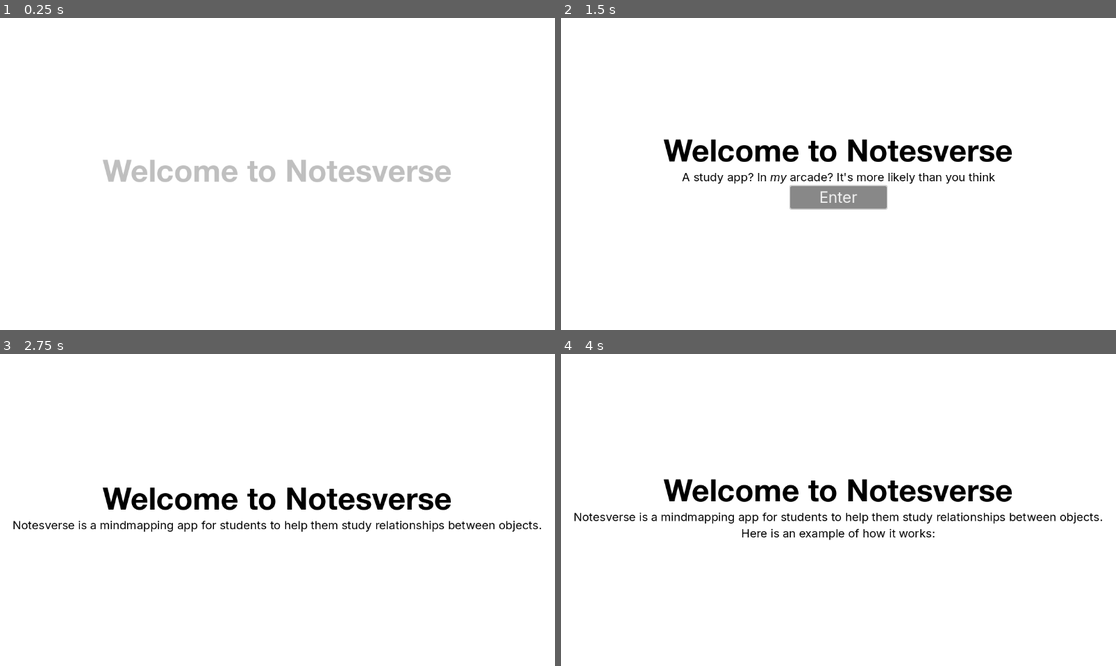
Above: before the commit, frames 1-4 (two rows, left to right).
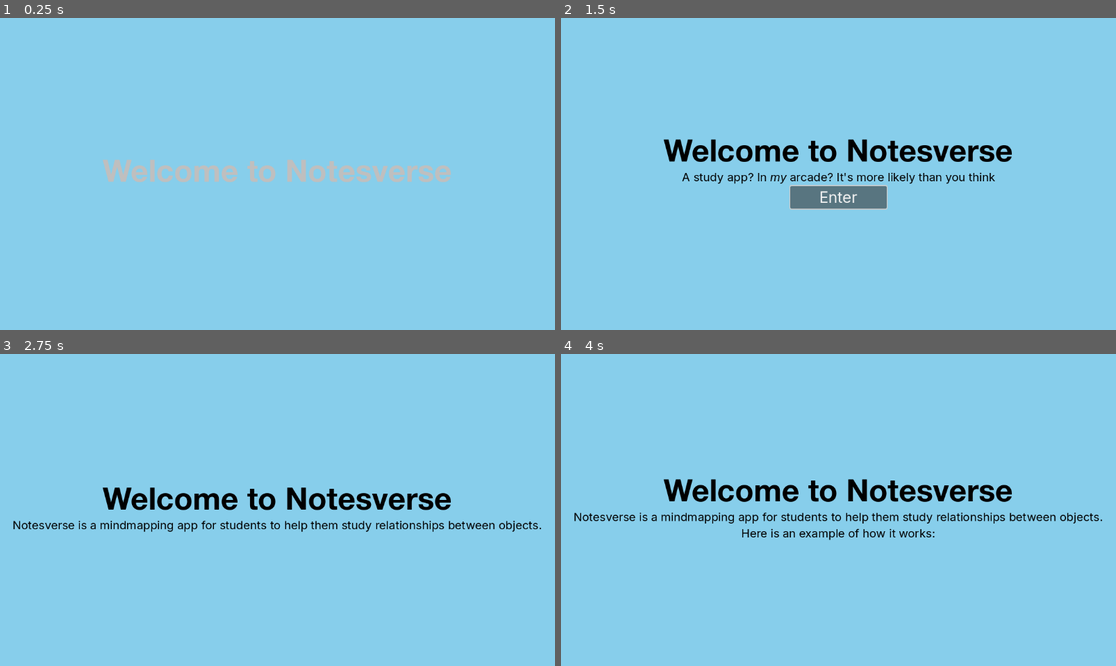
Above: after the commit, the same moments.

Repository: PhyoTP/notesverse
Game: Godot game, scene res://start.tscn
The game is run twice, just before and just after one commit, with the same random seed, the same clock (stepped at 60 frames per second) and the same inputs.
Inputs:
- Up to frame 1 (0.25 s): no input
- Up to frame 2 (1.5 s): tap Enter at 0.5 s; hold Right 0.53-1.25 s; tap Alt at 0.6 s; click "Enter" at 1.25 s
- Up to frame 3 (2.75 s): click "Enter" at 2 s
- Up to frame 4 (4 s): tap Space at 2.75 s; hold Down 2.78-3.53 s; tap Shift at 2.85 s; hold Right from 3.53 s (still down); tap Alt at 3.6 s

The runs differ from the first frame. In frame 1, 98% of the frame differs, in the area x 0-100%, y 0-100%; in frame 2, 98%; in frame 3, 98%; in frame 4, 98%.

Commit message:
added homepage with navigation buttons and more maps

Diff:
--- /dev/null
+++ b/home.gd
@@ -0,0 +1,143 @@
+extends Control
+
+var maps = {
+	"Chemical Bonding": {
+		"Structure": {
+			"examples": ["Giant Ionic", "Covalent", "Giant Metallic"]
+		},
+		"Forces": {
+			"types": {
+				"Strength": {
+					"Electrostatic": {
+						"relations": {
+							"between ...": ["Ions"]
+						}
+					},
+					"Covalent": {
+						"relations": {
+							"between ...": ["Atoms"]
+						},
+						"types": {
+							"Size": {
+								"Giant": {
+									"examples": ["Diamond", "Graphite"]
+								},
+								"Simple": {
+									"examples": ["Water", "Carbon Dioxide", "Methane"]
+								}
+							}
+						}
+					},
+					"Intermolecular": {
+						"relations": {
+							"between ...": ["Molecules"]
+						}
+					}
+				}
+			}
+		},
+		"Diamond": {
+			"properties": {
+				"can conduct": false,
+				"has mobile electrons": false,
+				"bonds": 4
+			}
+		},
+		"Graphite": {
+			"properties": {
+				"can conduct": true,
+				"has mobile electrons": true,
+				"bonds": 3
+			}
+		}
+	},
+	"Cells": {
+		"Microscope": {
+			"relations": {
+				"visualises ...": ["Cells"]
+			},
+			"types": {
+				"Visualisation":{
+					"Light": {
+						"relations": {
+							"magnify by ...": ["Refraction"]
+						}
+					},
+					"Electron": {
+						"types": {
+							"": {
+								"Scanning": {
+									"properties": {
+										"studies": "surface",
+										"dimensions": 3
+									}
+								},
+								"Transmission": {
+									"properties": {
+										"studies": "internal structure",
+										"dimensions": 2
+									}
+								}
+							}
+						}
+					}
+				}
+			}
+		},
+		"Cells": {
+			"types": {
+				"": {
+					"Eukaryotic": {
+						"relations": {
+							"has": ["Nucleus"]
+						}
+					},
+					"Prokaryotic": {
+						"relations": {
+							"has": ["Nucleoid Region"]
+						}
+					}
+				}
+			},
+			"relations": {
+				"made of ...": [["DNA","Ribosomes","Cytoplasm","Cell Membrane"]]
+			}
+		},
+		"Organelles": {
+			"examples": ["Ribosomes", "ER", "Golgi Apparatus", "Lysosomes", "Mitochondria","Chloroplasts","Vacuoles","Centrioles"]
+		},
+		"Ribosomes": {
+			"types": {
+				"Location": {
+					"Free": {
+
+					},
+					"Bound": {
+
+					}
+				}
+			}
+		},
+		"Nucleus": {
+			"relations": {
+				"made of ...": [["Nuclear Envelope", "Nucleolus", "Nucleoplasm", "Chromatin"]]
+			},
+			"properties": {
+				"function": "control cell activities"
+			}
+		}
+	}
+}
+@onready var navigation = preload("res://navigation_button.tscn")
+@onready var map_view = preload("res://map_view.tscn")
+func _ready() -> void:
+	for map in maps:
+		var button: Button = navigation.instantiate()
+		button.text = map
+		button.pressed.connect(_navigate.bind(maps[map]))
+		$VBoxContainer/ScrollContainer/MarginContainer/VBoxContainer.add_child(button)
+func _navigate(map: Dictionary):
+	var view = map_view.instantiate()
+	view.map = map
+	get_tree().current_scene.queue_free()
+	get_tree().root.add_child(view)
--- /dev/null
+++ b/home.tscn
@@ -0,0 +1,54 @@
+[gd_scene load_steps=3 format=3 uid="uid://bxttrk2w3n22q"]
+
+[ext_resource type="Theme" uid="uid://bjseaesw7ybsg" path="res://header.tres" id="1_1ey7h"]
+[ext_resource type="Script" uid="uid://do1228avkwobj" path="res://home.gd" id="1_o1ld7"]
+
+[node name="Control" type="Control"]
+layout_mode = 3
+anchors_preset = 15
+anchor_right = 1.0
+anchor_bottom = 1.0
+grow_horizontal = 2
+grow_vertical = 2
+script = ExtResource("1_o1ld7")
+
+[node name="VBoxContainer" type="VBoxContainer" parent="."]
+layout_mode = 1
+anchors_preset = 15
+anchor_right = 1.0
+anchor_bottom = 1.0
+grow_horizontal = 2
+grow_vertical = 2
+
+[node name="MarginContainer" type="MarginContainer" parent="VBoxContainer"]
+layout_mode = 2
+theme_override_constants/margin_left = 25
+theme_override_constants/margin_top = 25
+
+[node name="Label" type="Label" parent="VBoxContainer/MarginContainer"]
+custom_minimum_size = Vector2(0, 100)
+layout_mode = 2
+theme = ExtResource("1_1ey7h")
+text = "Maps"
+
+[node name="ColorRect" type="ColorRect" parent="VBoxContainer"]
+custom_minimum_size = Vector2(0, 5)
+layout_mode = 2
+color = Color(0.6, 0.6, 0.6, 1)
+
+[node name="ScrollContainer" type="ScrollContainer" parent="VBoxContainer"]
+layout_mode = 2
+size_flags_vertical = 3
+
+[node name="MarginContainer" type="MarginContainer" parent="VBoxContainer/ScrollContainer"]
+layout_mode = 2
+size_flags_horizontal = 3
+theme_override_constants/margin_left = 10
+theme_override_constants/margin_top = 10
+theme_override_constants/margin_right = 10
+theme_override_constants/margin_bottom = 10
+
+[node name="VBoxContainer" type="VBoxContainer" parent="VBoxContainer/ScrollContainer/MarginContainer"]
+layout_mode = 2
+size_flags_horizontal = 3
+theme_override_constants/separation = 5
--- /dev/null
+++ b/map_edit.tscn
@@ -0,0 +1,18 @@
+[gd_scene format=3 uid="uid://da0ouw2rnsv6a"]
+
+[node name="Control" type="Control"]
+layout_mode = 3
+anchors_preset = 15
+anchor_right = 1.0
+anchor_bottom = 1.0
+grow_horizontal = 2
+grow_vertical = 2
+
+[node name="GraphEdit" type="GraphEdit" parent="."]
+layout_mode = 1
+anchors_preset = 15
+anchor_right = 1.0
+anchor_bottom = 1.0
+grow_horizontal = 2
+grow_vertical = 2
+scroll_offset = Vector2(-40, -40)
--- /dev/null
+++ b/navigation_button.tscn
@@ -0,0 +1,51 @@
+[gd_scene load_steps=5 format=3 uid="uid://c23cnwu8mcv04"]
+
+[ext_resource type="FontFile" uid="uid://fl6qa516ys35" path="res://fonts/Inter-VariableFont_opsz,wght.ttf" id="1_55npq"]
+[ext_resource type="Theme" uid="uid://cvfi3q127thyu" path="res://text.tres" id="2_bachm"]
+
+[sub_resource type="Theme" id="Theme_muiyj"]
+default_font = ExtResource("1_55npq")
+
+[sub_resource type="StyleBoxFlat" id="StyleBoxFlat_a87fb"]
+content_margin_left = 10.0
+bg_color = Color(0.5294118, 0.80784315, 0.92156863, 1)
+border_width_left = 3
+border_width_top = 3
+border_width_right = 3
+border_width_bottom = 3
+border_color = Color(0, 0, 0, 1)
+corner_radius_top_left = 25
+corner_radius_top_right = 25
+corner_radius_bottom_right = 25
+corner_radius_bottom_left = 25
+
+[node name="Button" type="Button"]
+custom_minimum_size = Vector2(0, 100)
+anchors_preset = 10
+anchor_right = 1.0
+offset_bottom = 26.0
+grow_horizontal = 2
+theme = SubResource("Theme_muiyj")
+theme_override_colors/font_color = Color(0, 0, 0, 1)
+theme_override_colors/font_hover_color = Color(0, 0, 0, 1)
+theme_override_styles/normal = SubResource("StyleBoxFlat_a87fb")
+theme_override_styles/hover = SubResource("StyleBoxFlat_a87fb")
+text = "Kinetic Particle Theory"
+alignment = 0
+autowrap_mode = 3
+
+[node name="Label" type="Label" parent="."]
+custom_minimum_size = Vector2(25, 0)
+layout_mode = 1
+anchors_preset = 6
+anchor_left = 1.0
+anchor_top = 0.5
+anchor_right = 1.0
+anchor_bottom = 0.5
+offset_left = -40.0
+offset_top = -10.0
+offset_bottom = 10.0
+grow_horizontal = 0
+grow_vertical = 2
+theme = ExtResource("2_bachm")
+text = ">"
--- a/project.godot
+++ b/project.godot
@@ -23,4 +23,4 @@
 
 renderer/rendering_method="gl_compatibility"
 renderer/rendering_method.mobile="gl_compatibility"
-environment/defaults/default_clear_color=Color(1, 1, 1, 1)
+environment/defaults/default_clear_color=Color(0.5294118, 0.80784315, 0.92156863, 1)
--- a/start.gd
+++ b/start.gd
@@ -2,7 +2,10 @@
 
 func _ready() -> void:
 	$VBoxContainer/Menu/EnterButton.pressed.connect(_enter_pressed)
-
+	$VBoxContainer/EnterButton.pressed.connect(_enter2_pressed)
 func _enter_pressed():
 	$AnimationPlayer.current_animation = "enter"
 	await get_tree().create_timer(1.0).timeout
+
+func _enter2_pressed():
+	get_tree().change_scene_to_file("res://home.tscn")
--- a/start.tscn
+++ b/start.tscn
@@ -123,6 +123,18 @@
 tracks/9/interp = 1
 tracks/9/loop_wrap = true
 tracks/9/keys = {
+"times": PackedFloat32Array(0),
+"transitions": PackedFloat32Array(1),
+"update": 1,
+"values": [false]
+}
+tracks/10/type = "value"
+tracks/10/imported = false
+tracks/10/enabled = true
+tracks/10/path = NodePath("VBoxContainer/EnterButton:visible")
+tracks/10/interp = 1
+tracks/10/loop_wrap = true
+tracks/10/keys = {
 "times": PackedFloat32Array(0),
 "transitions": PackedFloat32Array(1),
 "update": 1,
@@ -203,10 +215,10 @@
 tracks/0/interp = 1
 tracks/0/loop_wrap = true
 tracks/0/keys = {
-"times": PackedFloat32Array(0, 0.5),
-"transitions": PackedFloat32Array(1, 1),
-"update": 0,
-"values": [Color(0, 0, 0, 1), Color(1, 1, 1, 1)]
+"times": PackedFloat32Array(0, 0.5, 2, 3),
+"transitions": PackedFloat32Array(1, 1, 1, 1),
+"update": 0,
+"values": [Color(0, 0, 0, 1), Color(1, 1, 1, 1), Color(1, 1, 1, 1), Color(0, 0, 0, 1)]
 }
 tracks/1/type = "value"
 tracks/1/imported = false
@@ -292,6 +304,18 @@
 "update": 1,
 "values": [false, true]
 }
+tracks/8/type = "value"
+tracks/8/imported = false
+tracks/8/enabled = true
+tracks/8/path = NodePath("VBoxContainer/EnterButton:visible")
+tracks/8/interp = 1
+tracks/8/loop_wrap = true
+tracks/8/keys = {
+"times": PackedFloat32Array(0, 3),
+"transitions": PackedFloat32Array(1, 1),
+"update": 1,
+"values": [false, true]
+}
 
 [sub_resource type="AnimationLibrary" id="AnimationLibrary_oiuna"]
 _data = {
@@ -381,6 +405,15 @@
 yellow: type"
 horizontal_alignment = 1
 
+[node name="EnterButton" type="Button" parent="VBoxContainer"]
+visible = false
+custom_minimum_size = Vector2(200, 0)
+layout_mode = 2
+size_flags_horizontal = 4
+theme = ExtResource("2_y5hus")
+theme_override_font_sizes/font_size = 32
+text = "Enter"
+
 [node name="AnimationPlayer" type="AnimationPlayer" parent="."]
 libraries = {
 &"": SubResource("AnimationLibrary_oiuna")
Not shown, added: home.gd.uid
